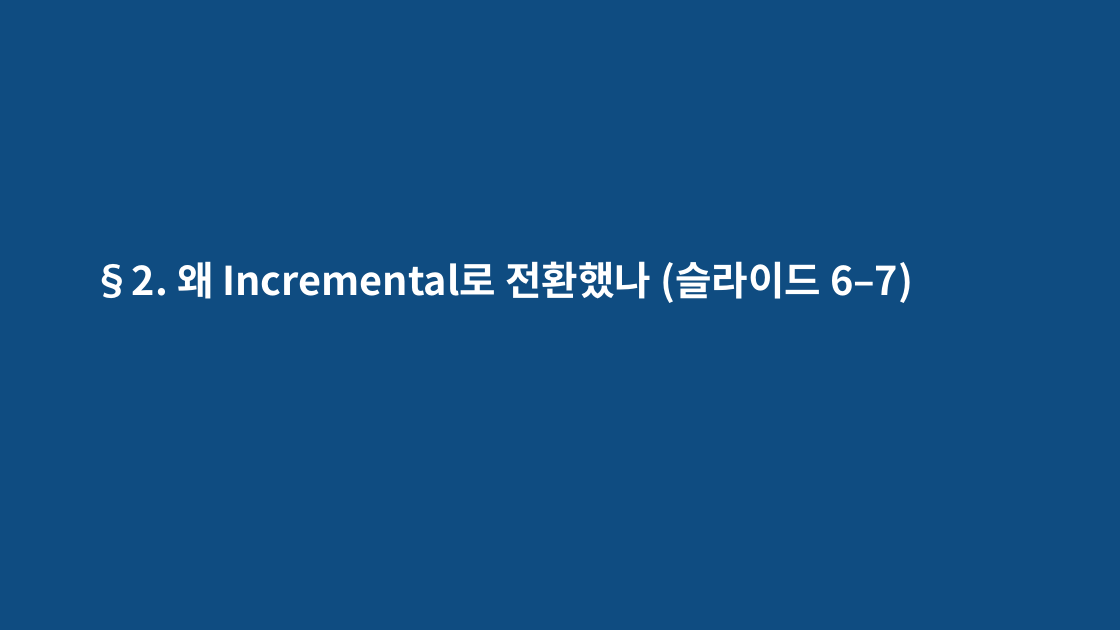
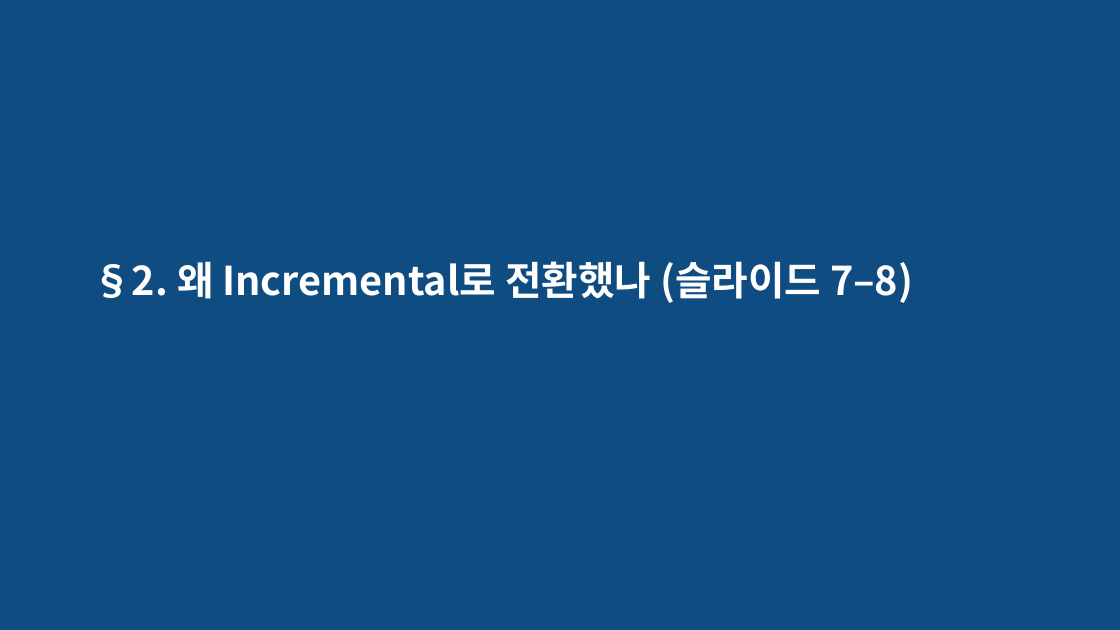
Before and after one commit to sawo0150/gs_floaterLab, a slide deck: slide 13 of context/ppt/ppt0717/gs_floater_deck_0717.pptx (slide 10 before the commit). Drawn at 1120x630 pixels with LibreOffice and Linux fonts; fonts in the diff are those of the drawing. Boxes give left, top, right and bottom in pixels: in the first picture for what was removed or moved away, otherwise in the second. Text is boxed around its words. In the diff, an @@ line names an element or a change of style, - is before the commit and + after.

```diff
--- a/context/ppt/ppt0717/gs_floater_deck_0717.pptx
+++ b/context/ppt/ppt0717/gs_floater_deck_0717.pptx
@@ text at bbox=[92, 261, 913, 303]: text changed @@
-§2. 왜 Incremental로 전환했나 (슬라이드 6–7)
+§2. 왜 Incremental로 전환했나 (슬라이드 7–8)
```
Also in this commit, not shown: 18 other slides changed, 3 slides added, 5 other files.
